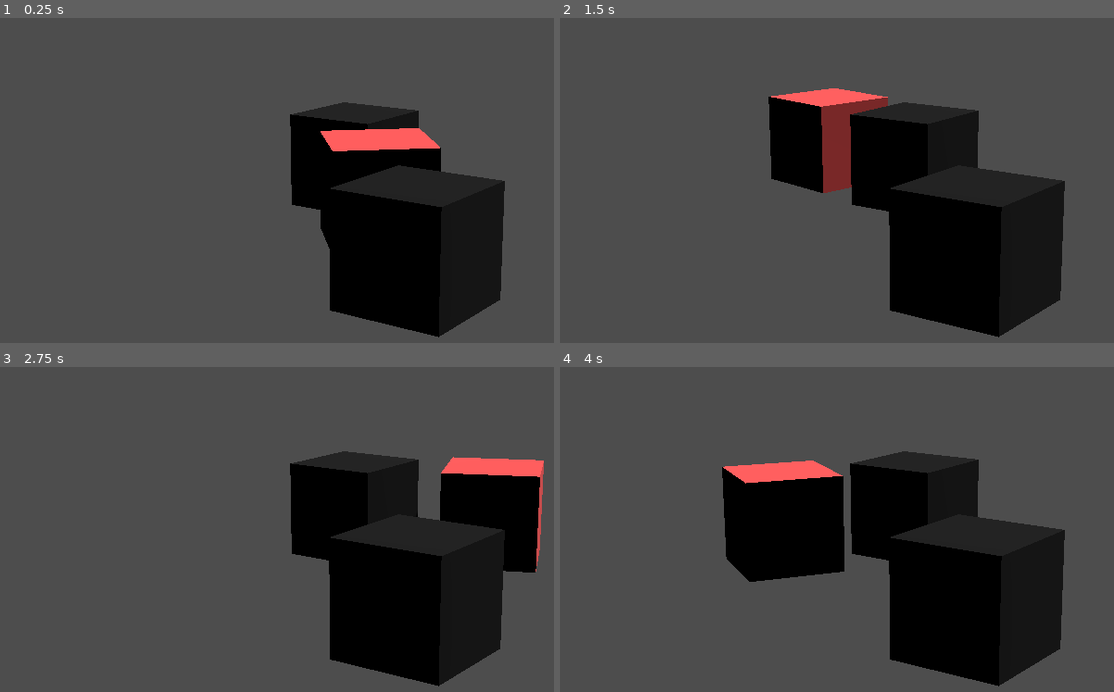
Above: before the commit, frames 1-4 (two rows, left to right).
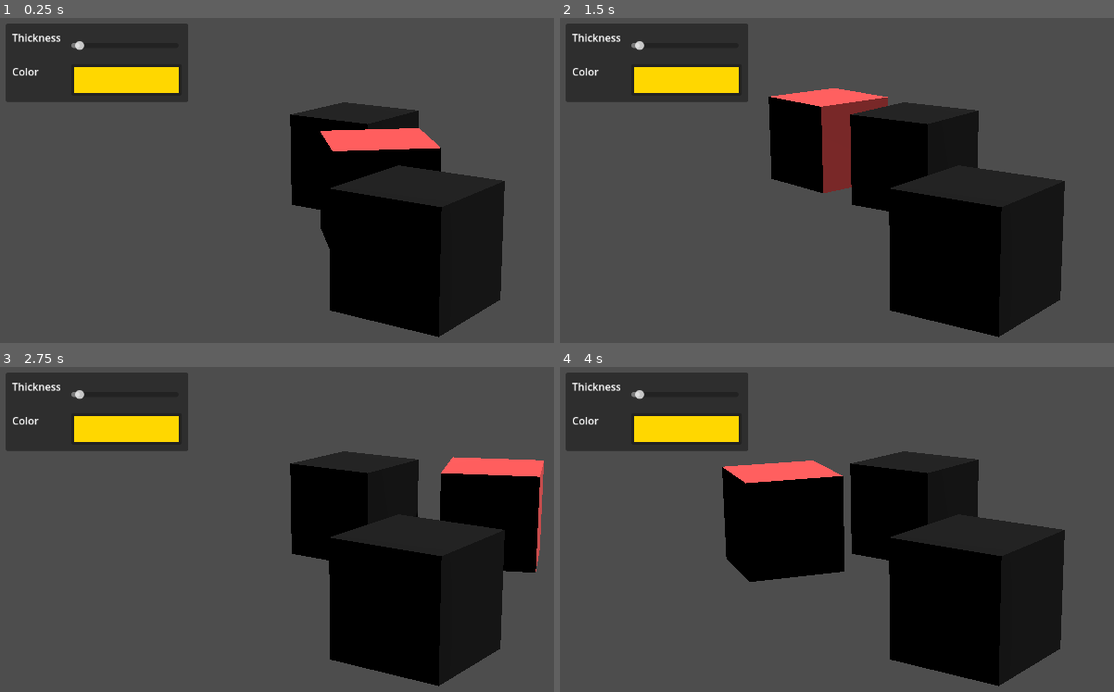
Above: after the commit, the same moments.

Repository: dmlary/godot-stencil-based-outline-compositor-effect
Game: Godot game, scene res://node_3d.tscn
The game is run twice, just before and just after one commit, with the same random seed, the same clock (stepped at 60 frames per second) and the same inputs. Before the commit the project has no main scene; this scene is started directly in both runs.
Inputs:
- Up to frame 1 (0.25 s): no input
- Up to frame 2 (1.5 s): no input
- Up to frame 3 (2.75 s): no input
- Up to frame 4 (4 s): no input

The runs differ from the first frame. In frame 1, 7.9% of the frame differs, in the area x 1-34%, y 1-26%; in frame 2, 7.9%; in frame 3, 7.9%; in frame 4, 7.9%.
Error in both runs: Cannot call method 'vertex_format_create' on a null value. (res://stencil_based_outline_compositor_effect/stencil_based_outilne_compositor_effect.gd:119)

Commit message:
Added UI and license

Diff:
--- a/node_3d.gd
+++ b/node_3d.gd
@@ -1,5 +1,8 @@
 extends Node3D
 
+@export var thickness_label: Label
+@export var thickness_slider: HSlider
+@export var color_picker: ColorPickerButton
 @export var texture_rect: TextureRect
 @export var texture_rect2: TextureRect
 @export var camera: Camera3D
@@ -7,13 +10,17 @@
 @export var rotation_speed := 13.0
 
 ## Grab the CompositorEffect from the camera
-@onready var outline_effect = camera.compositor.compositor_effects[0]
+@onready var outline_effect: StencilBasedOutlineCompositorEffect = camera.compositor.compositor_effects[0]
 
 ## Tracking the last modification time of the shader file; used in _process()
-var _shader_mtime := 0
 var timer : Timer
 
 func _ready():
+    thickness_slider.value = outline_effect.thickness
+    thickness_slider.value_changed.connect(_on_thickness_changed)
+    color_picker.color = outline_effect.outline_color
+    color_picker.color_changed.connect(func(color): outline_effect.outline_color = color)
+
     # set the texture in the TextureRect to use the output texture of the
     # CompositorEffect
     texture_rect.texture = outline_effect.debug_textures[0]
@@ -32,3 +39,7 @@
 
 func _check_shader() -> void:
     outline_effect.check_for_shader_changes()
+
+func _on_thickness_changed(value: float):
+    thickness_label.text = str(int(value))
+    outline_effect.thickness = int(value)
--- a/node_3d.tscn
+++ b/node_3d.tscn
@@ -25,14 +25,17 @@
 needs_motion_vectors = false
 needs_normal_roughness = false
 script = ExtResource("2_noarx")
-thickness = 11
+thickness = 7
 metadata/_custom_type_script = "uid://d5yrhticd74c"
 
 [sub_resource type="Compositor" id="Compositor_a0tk4"]
 compositor_effects = Array[CompositorEffect]([SubResource("CompositorEffect_a0tk4")])
 
-[node name="Node3D" type="Node3D" node_paths=PackedStringArray("texture_rect", "texture_rect2", "camera", "arm")]
+[node name="Node3D" type="Node3D" node_paths=PackedStringArray("thickness_label", "thickness_slider", "color_picker", "texture_rect", "texture_rect2", "camera", "arm")]
 script = ExtResource("1_noarx")
+thickness_label = NodePath("PanelContainer/MarginContainer/GridContainer/HBoxContainer/Label")
+thickness_slider = NodePath("PanelContainer/MarginContainer/GridContainer/HBoxContainer/HSlider")
+color_picker = NodePath("PanelContainer/MarginContainer/GridContainer/ColorPickerButton")
 texture_rect = NodePath("VBoxContainer/TextureRect")
 texture_rect2 = NodePath("VBoxContainer/TextureRect2")
 camera = NodePath("Camera3D")
@@ -79,3 +82,48 @@
 [node name="TextureRect2" type="TextureRect" parent="VBoxContainer"]
 layout_mode = 2
 metadata/_edit_use_anchors_ = true
+
+[node name="PanelContainer" type="PanelContainer" parent="."]
+offset_left = 32.0
+offset_top = 32.0
+offset_right = 316.0
+offset_bottom = 154.0
+
+[node name="MarginContainer" type="MarginContainer" parent="PanelContainer"]
+layout_mode = 2
+theme_override_constants/margin_left = 10
+theme_override_constants/margin_top = 10
+theme_override_constants/margin_right = 10
+theme_override_constants/margin_bottom = 10
+
+[node name="GridContainer" type="GridContainer" parent="PanelContainer/MarginContainer"]
+layout_mode = 2
+theme_override_constants/h_separation = 16
+columns = 2
+
+[node name="Label" type="Label" parent="PanelContainer/MarginContainer/GridContainer"]
+layout_mode = 2
+text = "Thickness
+"
+
+[node name="HBoxContainer" type="HBoxContainer" parent="PanelContainer/MarginContainer/GridContainer"]
+layout_mode = 2
+size_flags_horizontal = 3
+
+[node name="HSlider" type="HSlider" parent="PanelContainer/MarginContainer/GridContainer/HBoxContainer"]
+layout_mode = 2
+size_flags_horizontal = 3
+size_flags_vertical = 4
+max_value = 181.0
+
+[node name="Label" type="Label" parent="PanelContainer/MarginContainer/GridContainer/HBoxContainer"]
+layout_mode = 2
+
+[node name="Label2" type="Label" parent="PanelContainer/MarginContainer/GridContainer"]
+layout_mode = 2
+size_flags_vertical = 6
+text = "Color
+"
+
+[node name="ColorPickerButton" type="ColorPickerButton" parent="PanelContainer/MarginContainer/GridContainer"]
+layout_mode = 2
--- a/project.godot
+++ b/project.godot
@@ -11,5 +11,6 @@
 [application]
 
 config/name="Stencil-Based Outline CompositorEffect"
+run/main_scene="uid://5q7qw3rqscd7"
 config/features=PackedStringArray("4.5", "Forward Plus")
 config/icon="res://icon.svg"
--- a/stencil_based_outline_compositor_effect/stencil_based_outilne_compositor_effect.gd
+++ b/stencil_based_outline_compositor_effect/stencil_based_outilne_compositor_effect.gd
@@ -25,8 +25,8 @@
 ## shaders.
 var _hot_reload := false
 
-## Number of jump-flood _passes to run to make the outline; set in thickness
-## setter
+## Number of jump-flood _passes to run to make the outline; automatically set
+## by the thickness setter.
 var _passes := 1
 
 ## GLSL shader definitions for each of our shaders
@@ -486,20 +486,17 @@
     rd.draw_list_draw(draw_list, false, 3) # this is the
     rd.draw_list_end()
 
-    # Run jump-flood algorithm to build up the outline
+    # Create our group counts for the next two compute shaders: jump-flood, and
+    # draw-outlines
     @warning_ignore("integer_division")
     var x_groups : int = (resolution.x - 1) / 8 + 1
     @warning_ignore("integer_division")
     var y_groups : int = (resolution.y - 1) / 8 + 1
     var push_constant := PackedByteArray()
-    push_constant.resize(16) # minimum size
-
-    # XXX next steps:
-    # - create new rendering pipeline to draw outline for only those pixels not
-    #   marked for outline in the stencil buffer
-    # XXX Maybe write the outline back to the color layer instead of an output
-    #     texture that needs to be hooked to a colorRect.
-
+    push_constant.resize(16) # Must be a multiple of 16 bytes
+
+    # Run the jump-flood pipeline the required number of passes, swapping the
+    # textures between each pass.
     var compute_list := rd.compute_list_begin()
     rd.compute_list_bind_compute_pipeline(compute_list, jf_pipeline)
 
@@ -518,14 +515,13 @@
 
     rd.compute_list_end()
 
-    # XXX need to open an issue about resizing debounce because the tepth and
-    # color textures can be freed underneath you.
-    # XXX Performance problems; it looks like we're using a ton of GPU to do
-    #     the jump-flood _passes.  See about profiling & speeding up.
-
+
+    # next we run the draw outline pipeline
 
     # Because the color layer can vanish during resize, we just create the
     # uniform set here.
+    # XXX need to open an issue about resizing debounce because the depth and
+    # color textures can be freed underneath you during resize.
     var src_uniform := RDUniform.new()
     src_uniform.uniform_type = RenderingDevice.UNIFORM_TYPE_IMAGE
     src_uniform.binding = 0
@@ -537,6 +533,8 @@
     var uniform_set = UniformSetCacheRD.get_cache(do_shader, 0, [src_uniform, dest_uniform])
     assert(uniform_set.is_valid())
 
+    # construct the push constant for drawing our outlines.  It contains the
+    # outline color, and the outline thickness squared
     var do_push_constant = PackedByteArray()
     do_push_constant.resize(32)
     do_push_constant.encode_float(0, outline_color.r)
@@ -545,12 +543,6 @@
     do_push_constant.encode_float(12, outline_color.a)
     do_push_constant.encode_u32(16, thickness**2)
 
-    # # var do_push_constant = PackedVector4Array()
-    # do_push_constant.resize(1)
-    # do_push_constant[0] = Vector4(1, 1, 0, 1)
-    # do_push_constant = do_push_constant.to_byte_array()
-
-
     compute_list = rd.compute_list_begin()
     rd.compute_list_bind_compute_pipeline(compute_list, do_pipeline)
     rd.compute_list_bind_uniform_set(compute_list, uniform_set, 0)
Not shown, added: LICENSE.txt
